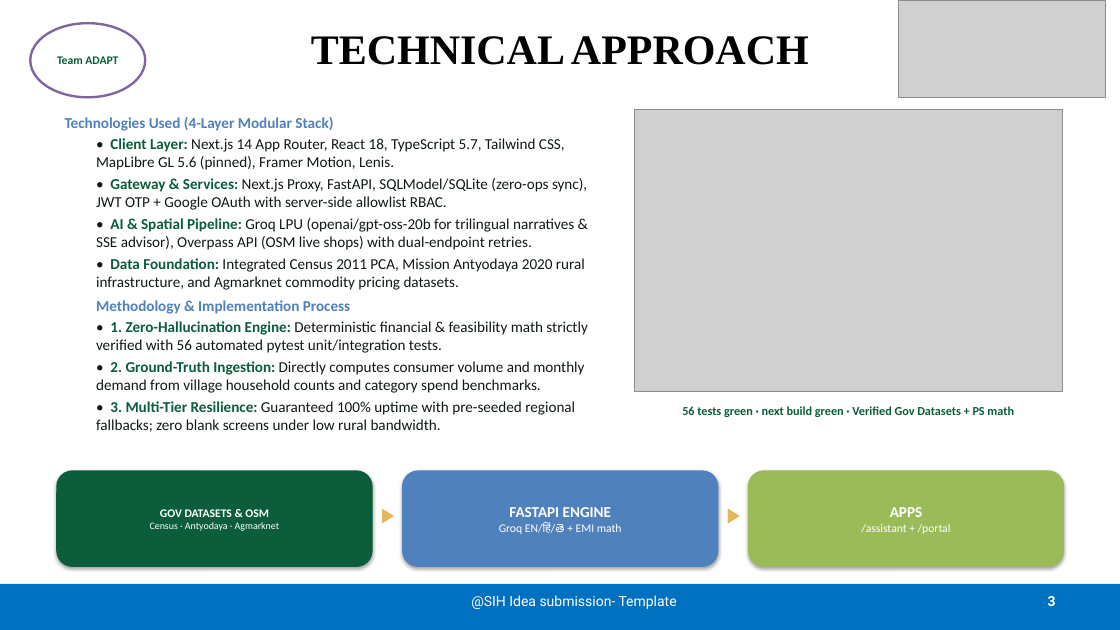
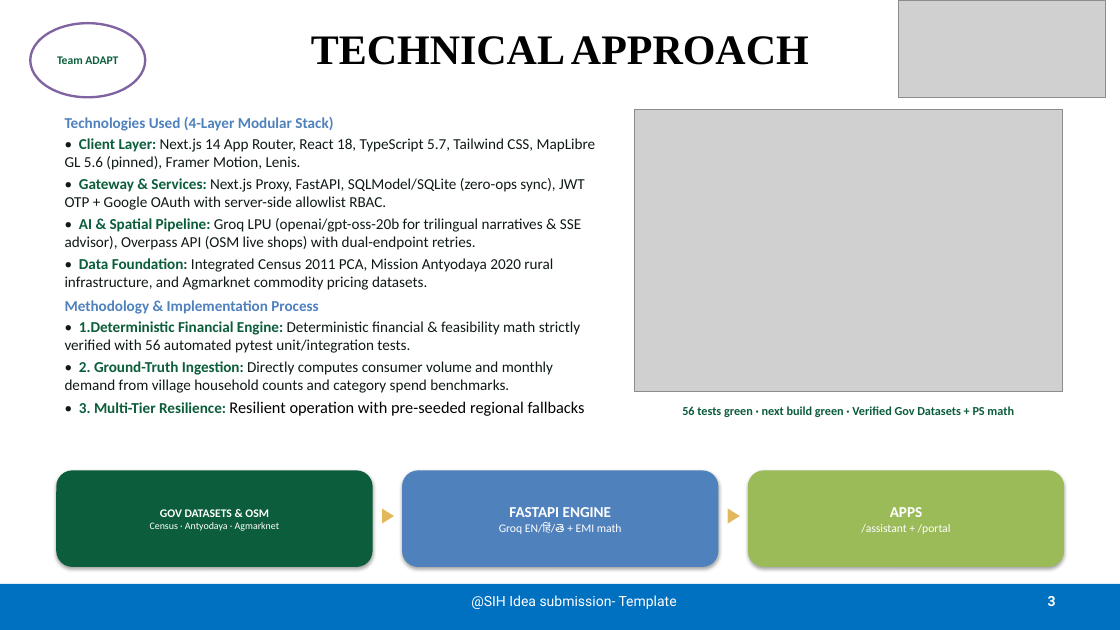
Before and after one commit to Gugilla-Aakash/GramIntel, a slide deck: slide 3 of Presentation/SIH-Presentation-GramIntel.pptx. Drawn at 1120x630 pixels with LibreOffice and Linux fonts; fonts in the diff are those of the drawing; grey boxes stand for pictures. Boxes give left, top, right and bottom in pixels: in the first picture for what was removed or moved away, otherwise in the second. Text is boxed around its words. In the diff, an @@ line names an element or a change of style, - is before the commit and + after.

Commit message:
updated ppt

```diff
--- a/Presentation/SIH-Presentation-GramIntel.pptx
+++ b/Presentation/SIH-Presentation-GramIntel.pptx
@@ text at box(65, 321, 580, 353): text changed @@
-• 1. Zero-Hallucination Engine: Deterministic financial & feasibility math strictly verified with 56 automated pytest unit/integration tests.
+• 1.Deterministic Financial Engine: Deterministic financial & feasibility math strictly verified with 56 automated pytest unit/integration tests.
@@ text at box(79, 401, 585, 416): text changed; size 13 to 14 pt; text colour #0F1A14 to #000000 @@
-• 3. Multi-Tier Resilience: Guaranteed 100% uptime with pre-seeded regional fallbacks; zero blank screens under low rural bandwidth.
+• 3. Multi-Tier Resilience: Resilient operation with pre-seeded regional fallbacks
```
Also in this commit, not shown: 2 other slides changed.
